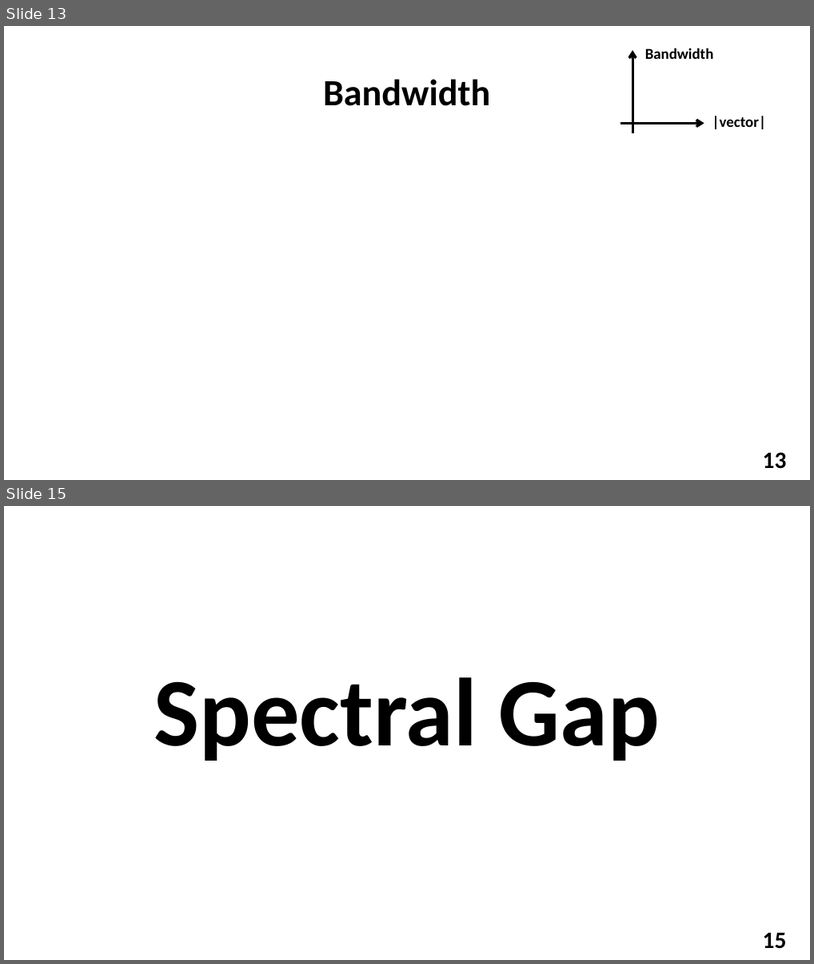
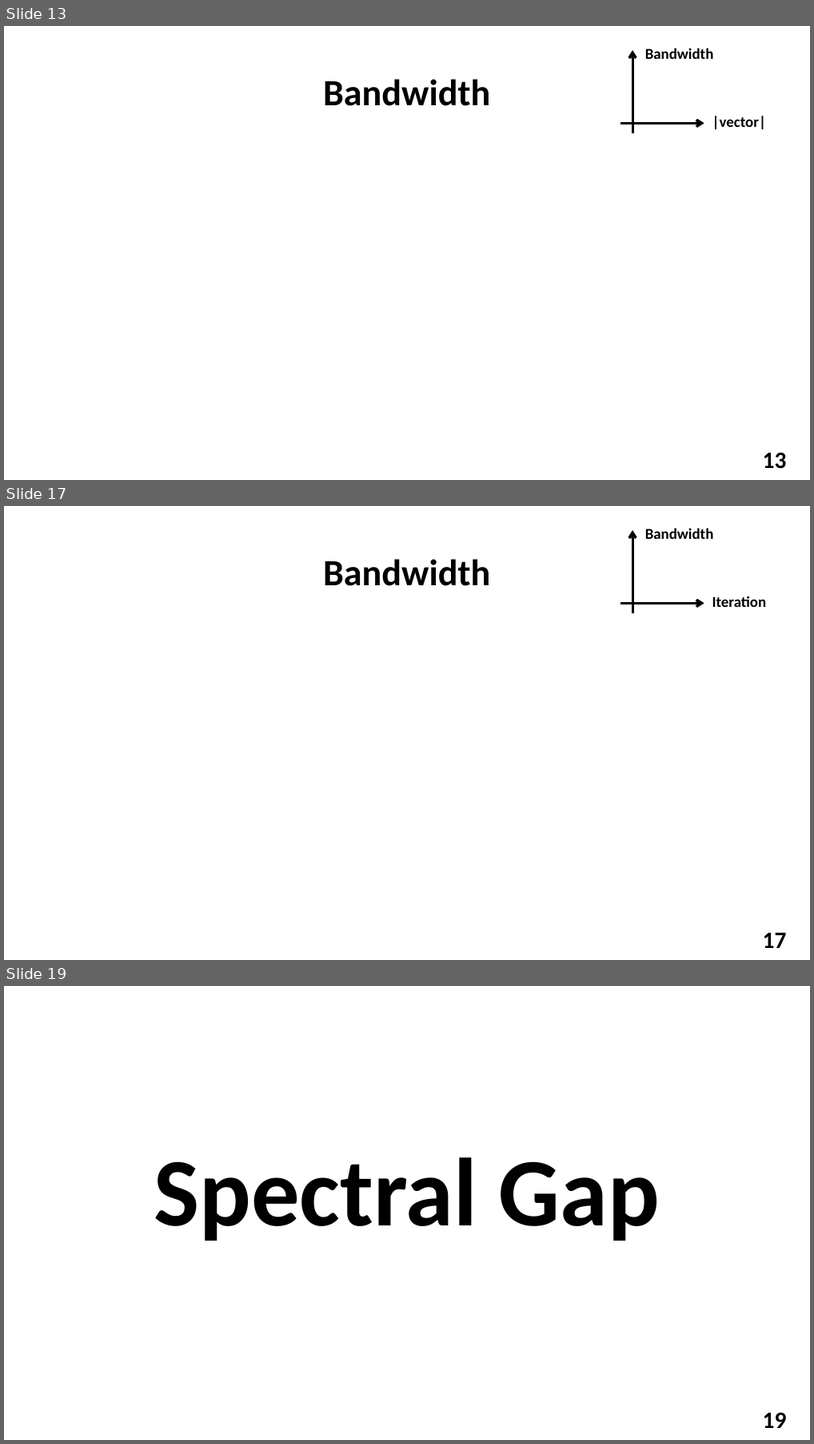
Before and after one commit to YuvalAlf/Distributed-Monitoring, a slide deck: Distributed Monitoring Results Nov 2018.pptx. Shown one above the other, each under a label of ours: slides 13 and 15 before the commit, slides 13, 17 and 19 after it; the slides between them are not shown. The pictures are 814x964 and 814x1444 pixels, drawn with LibreOffice and Linux fonts; fonts in the diff are those of the drawing; background and template pictures are left out. Boxes give left, top, right and bottom in pixels: in the first picture for what was removed or moved away, otherwise in the second. Text is boxed around its words. In the diff, an @@ line names an element or a change of style, - is before the commit and + after.

```diff
--- a/Distributed Monitoring Results Nov 2018.pptx
+++ b/Distributed Monitoring Results Nov 2018.pptx
@@ slide 17 added at box(4, 506, 810, 960), background picture (left out); not listed: 1 template element that a slide beside it also shows @@
@@ group added at box(622, 528, 767, 614): 2 arrows, 2 texts @@
+Iteration
+Bandwidth
@@ title added at box(323, 559, 490, 586), 44 pt, text #000000, bold @@
+Bandwidth
@@ what was slide 15 is now slide 19 @@
@@ page number at box(763, 1412, 787, 1428): text changed @@
-15
+19
```
Also in this commit, not shown: 3 slides changed, 3 other slides added.
